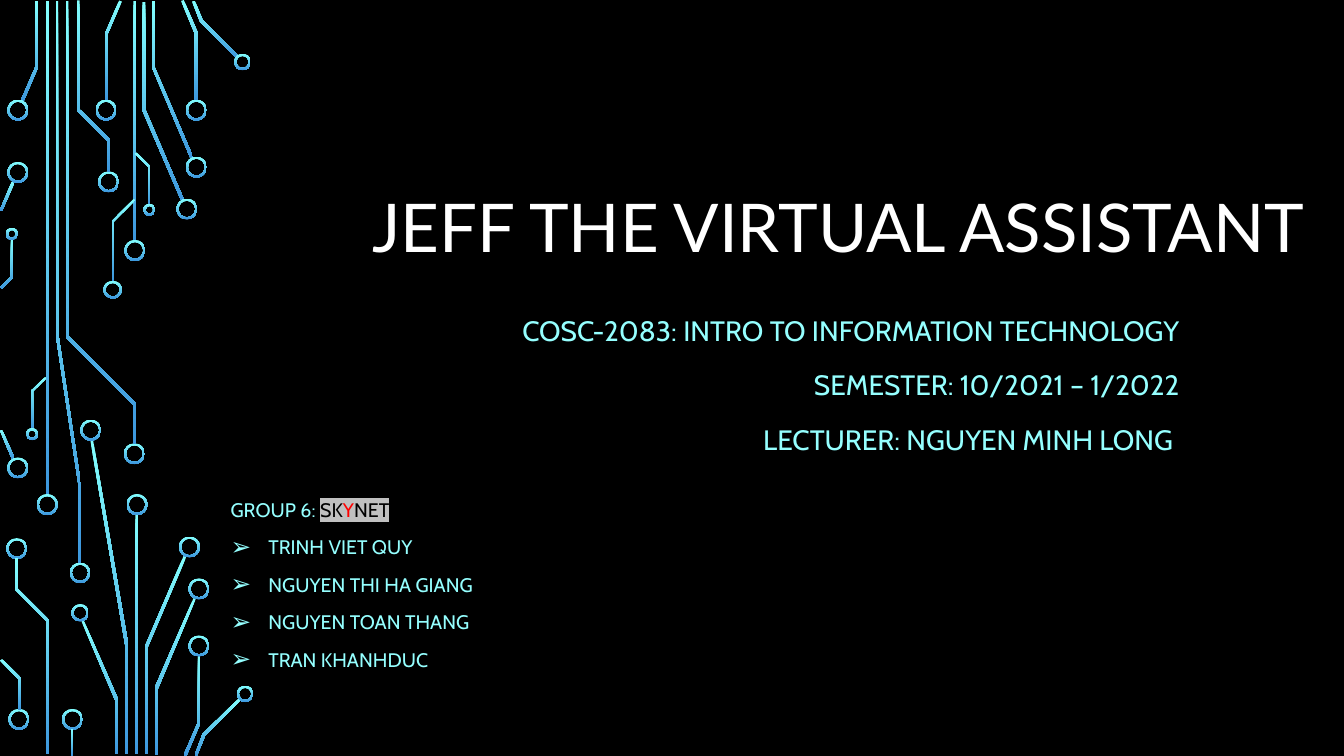
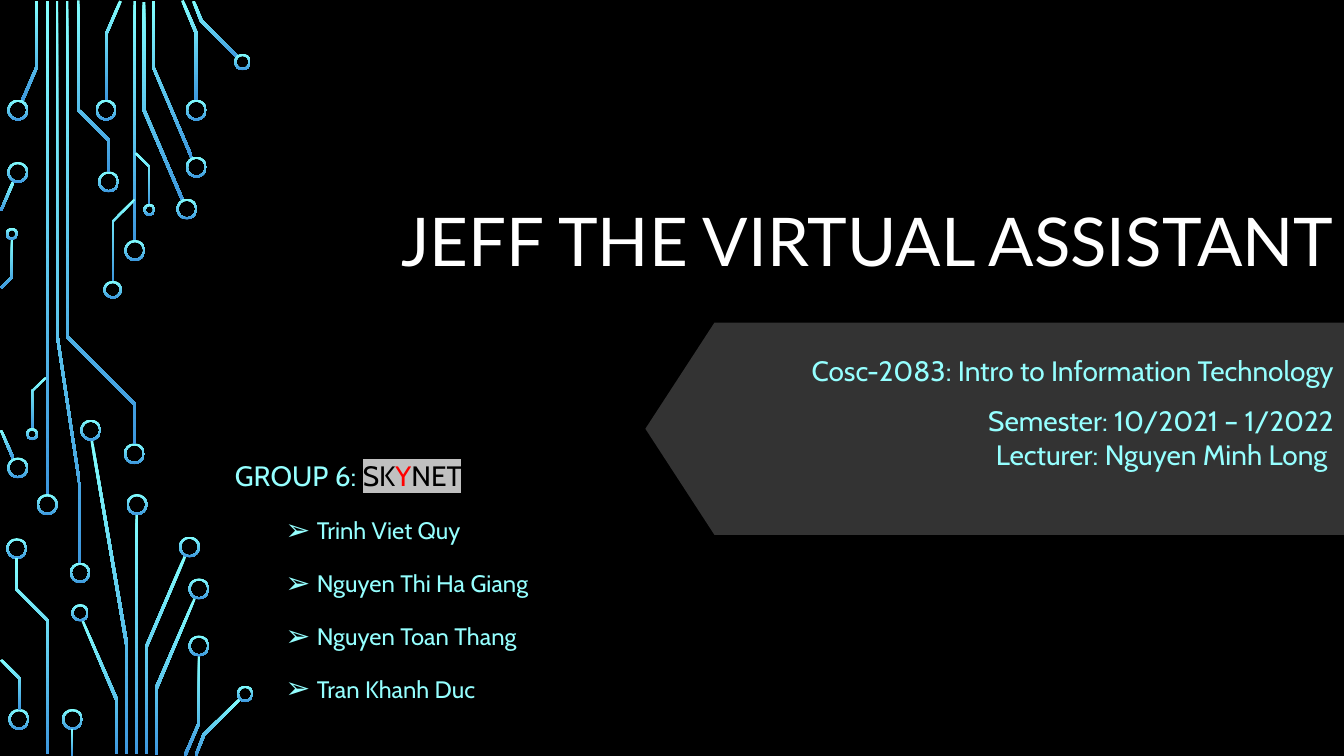
Before and after one commit to VNeseTalkingBush/IIT_asm_3, a slide deck: slide 1 of Group6_IIT_A3_Presentation.pptx. Drawn at 1344x756 pixels with LibreOffice and Linux fonts; fonts in the diff are those of the drawing; background and template pictures are left out. Boxes give left, top, right and bottom in pixels: in the first picture for what was removed or moved away, otherwise in the second. Text is boxed around its words. In the diff, an @@ line names an element or a change of style, - is before the commit and + after.

```diff
--- a/Group6_IIT_A3_Presentation.pptx
+++ b/Group6_IIT_A3_Presentation.pptx
@@ title "JEFF THE VIRTUAL ASSISTANT": place and size @@
-title "JEFF THE VIRTUAL ASSISTANT" at (372, 203, 1304, 253)
+title "JEFF THE VIRTUAL ASSISTANT" at (402, 217, 1334, 267)
@@ pentagon arrow "Cosc-2083: Intro to Information Technology": place and size @@
-pentagon arrow "Cosc-2083: Intro to Information Technology" at (522, 321, 1179, 451)
+pentagon arrow "Cosc-2083: Intro to Information Technology" at (645, 323, 1344, 534)
@@ pentagon arrow "Cosc-2083: Intro to Information Technology" at (645, 323, 1344, 534): vertical alignment top to middle; fill none to #FFFFFF at 20% opacity @@
@@ text in pentagon arrow at (812, 360, 1334, 471): text changed @@
-COSC-2083: INTRO TO INFORMATION TECHNOLOGY
-SEMESTER: 10/2021 – 1/2022
-LECTURER: NGUYEN MINH LONG
+Cosc-2083: Intro to Information Technology
+Semester: 10/2021 – 1/2022
+Lecturer: Nguyen Minh Long
@@ text "GROUP 6: SKYNET": place and size @@
-text "GROUP 6: SKYNET" at (231, 503, 473, 668)
+text "GROUP 6: SKYNET" at (235, 462, 529, 699)
@@ text at (235, 462, 462, 492): size 14 to 20 pt in "GROUP 6: SKYNET"; line spacing 1 to 1.6 @@
@@ text at (317, 521, 529, 699): text changed; size 14 to 17 pt @@
-➢ TRINH VIET QUY
-➢ NGUYEN THI HA GIANG
-➢ NGUYEN TOAN THANG
-➢ TRAN KHANHDUC
+  ➢ Trinh Viet Quy
+  ➢ Nguyen Thi Ha Giang
+  ➢ Nguyen Toan Thang
+  ➢ Tran Khanh Duc
```
Also in this commit, not shown: 5 other slides changed, 1 slide added, 1 slide removed.
